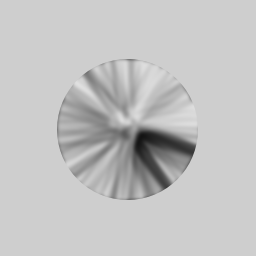
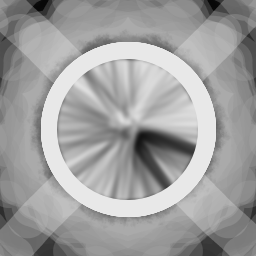
Comparing the layer stacks of the two 256 x 256 images. Changes:
added layer "Ring" in group "Albedo" over left=0, top=0, right=256, bottom=256
added layer "Accent" in group "Albedo" over left=0, top=0, right=256, bottom=256
painted on "Base" over left=0, top=0, right=256, bottom=256
